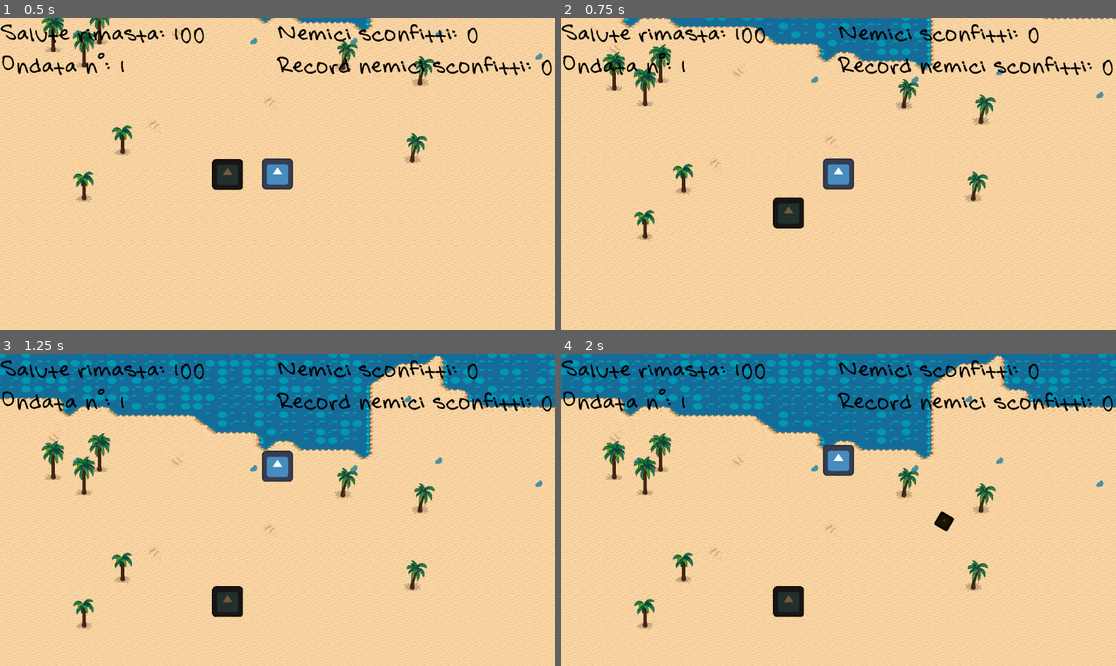
Above: before the commit, frames 1-4 (two rows, left to right).
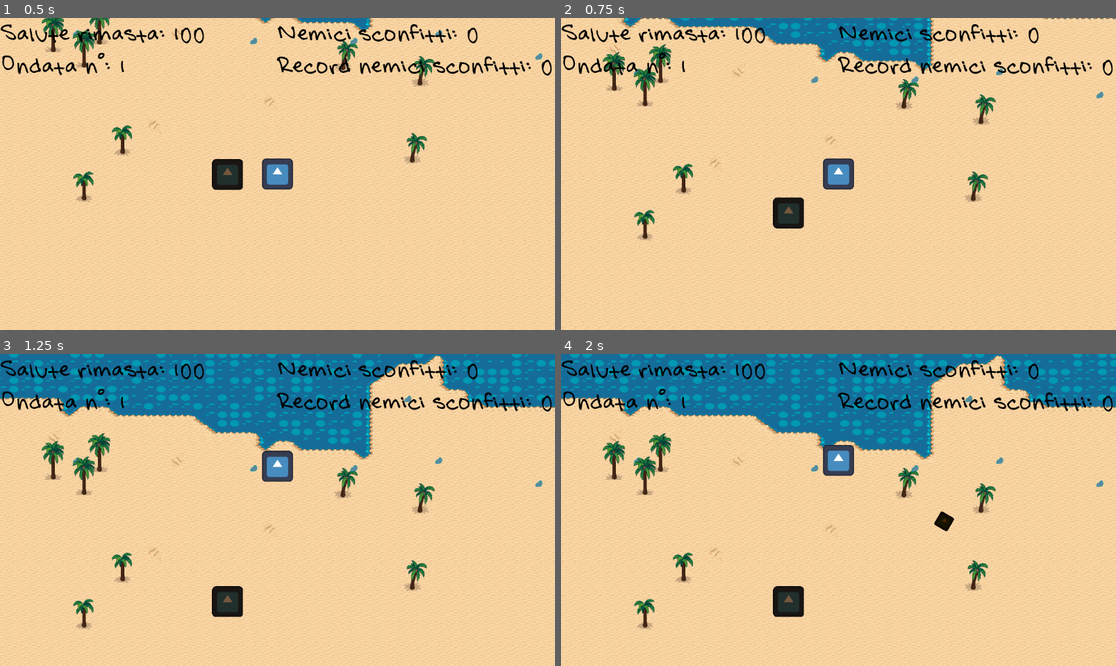
Above: after the commit, the same moments.

Repository: xMarcoMax/BeatchSlash
Game: Godot game, scene res://Scenes/level.tscn
Same seed, same stepped clock (60 frames per second), same inputs: the game is played once before the commit and once after it. The engine's default icon, where the game draws it, is replaced by a stand-in: a white triangle on a blue panel in a dark square.
Inputs (mouse positions are in pixels of both pictures, inside the frame that each line leads up to):
- Up to frame 1 (0.5 s): no input
- Up to frame 2 (0.75 s): tap Enter at 0.5 s; move the mouse to (810, 236) at 0.52 s; hold Up (ui_up) from 0.53 s (still down); hold Space (run) from 0.53 s (still down)
- Up to frame 3 (1.25 s): keep holding Up (ui_up); keep holding Space (run)
- Up to frame 4 (2 s): keep holding Up (ui_up); move the mouse to (1005, 556) at 1.27 s; release Space (run) at 1.28 s; right-click (1005, 556) at 1.35 s

Frame 1 is identical in both runs. In frame 2, 0.6% of the frame differs, in the area x 21-66%, y 0-12%; in frame 3, 3.2%, in the area x 0-100%, y 0-29%; in frame 4, 3.2%.

Commit message:
Bozza aggiornamento ondate successive

Diff:
--- a/Scripts/level.gd
+++ b/Scripts/level.gd
@@ -6,6 +6,7 @@
 @onready var hud = $HUD
 
 var enemy = preload("res://Characters/enemy.tscn")
+var total_enemies = 5
 var spawn_number = 5
 var wave = 1
 var defeated = 0
@@ -21,6 +22,13 @@
 
 func _process(delta):
 	spawn_enemy()
+	check_wave_completed()
+
+func check_wave_completed():
+	if(total_enemies == defeated):
+		wave += 1
+		hud.set_wave(wave)
+		total_enemies = 6
 
 func spawn_enemy():
 	if spawn_number > 0:
